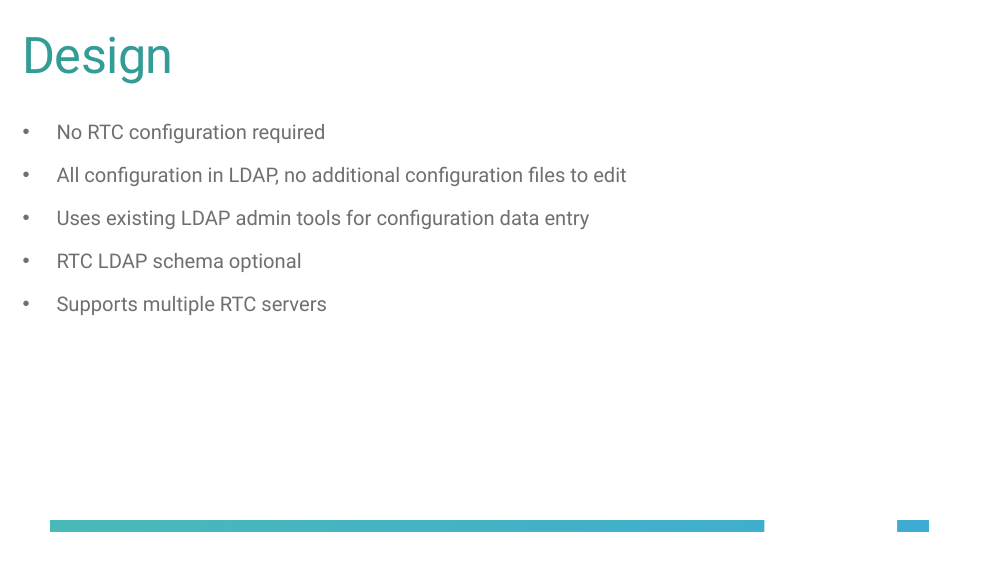
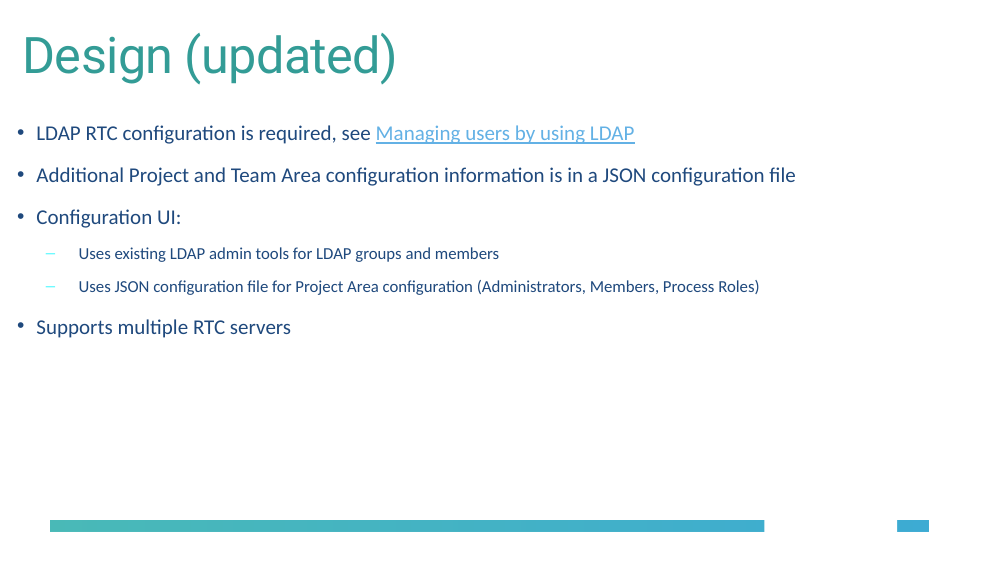
Before and after one commit to jamsden/CE4IoTConnector, a slide deck: slide 5 of LDAP-RTC-Sync/docs/LDAP-RTCSync.pptx. Drawn at 1008x567 pixels with LibreOffice and Linux fonts; fonts in the diff are those of the drawing; background and template pictures are left out. Boxes give left, top, right and bottom in pixels: in the first picture for what was removed or moved away, otherwise in the second. Text is boxed around its words. In the diff, an @@ line names an element or a change of style, - is before the commit and + after.

Commit message:
Updated to require use of repotools_syncUsers
This deals with the server users and repository permissions. Still
having trouble getting a mutable working copy that can be saved.

```diff
--- a/LDAP-RTC-Sync/docs/LDAP-RTCSync.pptx
+++ b/LDAP-RTC-Sync/docs/LDAP-RTCSync.pptx
@@ title at (x1=23, y1=33, x2=398, y2=85): text changed @@
-Design
+Design (updated)
@@ text at (x1=36, y1=125, x2=795, y2=295): text changed; size 19.2 to 20 pt; font Roboto to Calibri; text colour #6D6F71 to #1F497D @@
-• No RTC configuration required
-• All configuration in LDAP, no additional configuration files to edit
-• Uses existing LDAP admin tools for configuration data entry
-• RTC LDAP schema optional
+• LDAP RTC configuration is required, see Managing users by using LDAP
+• Additional Project and Team Area configuration information is in a JSON configuration file
+• Configuration UI:
+  – Uses existing LDAP admin tools for LDAP groups and members
+  – Uses JSON configuration file for Project Area configuration (Administrators, Members, Process Roles)
@@ text at (x1=36, y1=319, x2=291, y2=338): size 19.2 to 20 pt, font Roboto to Calibri, text colour #6D6F71 to #1F497D in "Supports multiple RTC servers"; indent changed; less space between paragraphs @@
```
Also in this commit, not shown: 9 other slides changed, 4 slides added, 9 other files.
